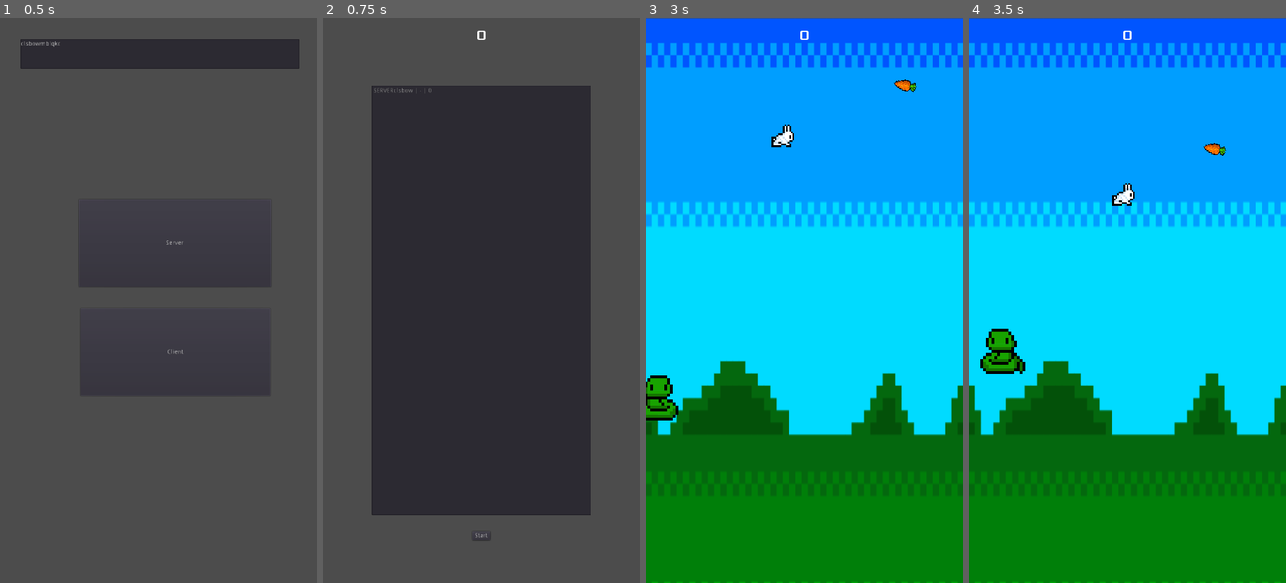
Above: before the commit, frames 1-4 (left to right).
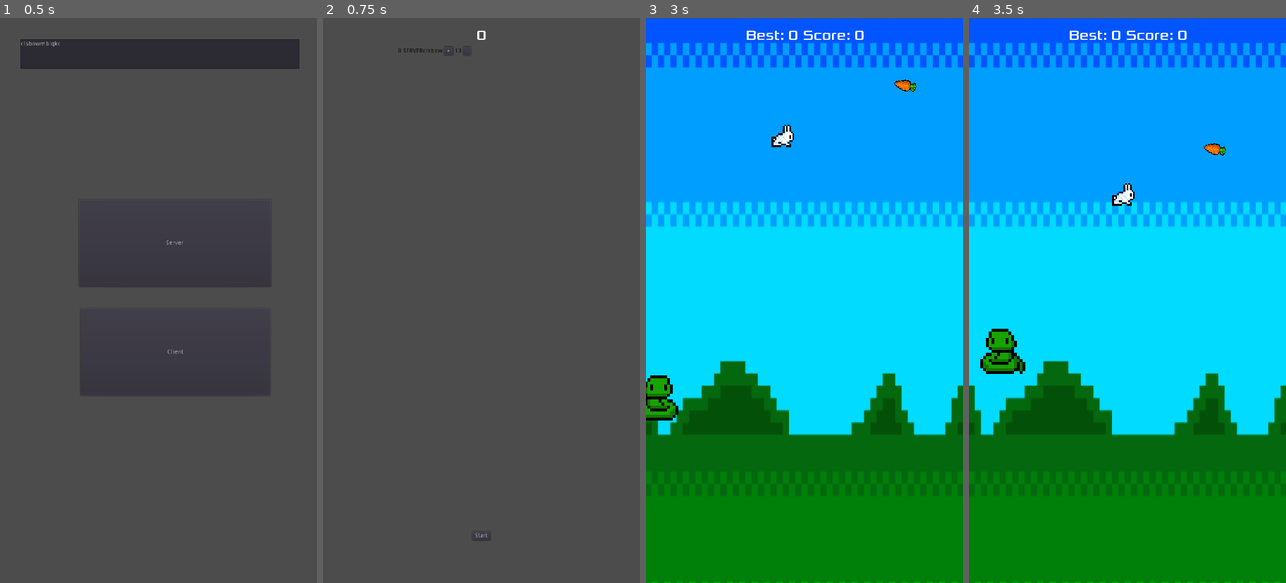
Above: after the commit, the same moments.

Repository: nicon899/trash-game-night
Game: Godot game, scene res://main/Main.tscn
Same seed, same stepped clock (60 frames per second), same inputs: the game is played once before the commit and once after it.
Inputs (mouse positions are in pixels of both pictures, inside the frame that each line leads up to):
- Up to frame 1 (0.5 s): no input
- Up to frame 2 (0.75 s): click "Server" at 0.5 s
- Up to frame 3 (3 s): click (772, 51) at 1.25 s, where only the run after the commit has a clickable "+"; click (788, 51) at 2 s, where only the run after the commit has a clickable "-"; click "Start" at 2.75 s
- Up to frame 4 (3.5 s): no input

Frame 1 is identical in both runs. In frame 2, 53% of the frame differs, in the area x 15-85%, y 5-88%; in frame 3, 0.3%; in frame 4, 0.3%.

Commit message:
PlayerInfoContainer

Diff:
--- a/main/GameController.gd
+++ b/main/GameController.gd
@@ -4,7 +4,7 @@
 # constants
 var SERVER_PORT	= 2207
 var MAX_PLAYERS = 32
-var MINIGAME_TIME = 10
+var MINIGAME_TIME = 3
 # variables
 var game
 var player_info = {}
@@ -37,6 +37,7 @@
 func _player_disconnected(id):
 	# Erase player from info.
 	player_info.erase(id)
+	update_player_list()
 	print(str("INFO: _player_disconnected: ", id))
 
 func _connected_ok():
@@ -73,18 +74,23 @@
 	send_score()
 
 	$LobbyContainer.visible = false
+	$HUD.update_score(player_info[0].highscore, 0)
 
 	game = rabbit_run.instance()
 	game.connect("update_score", self, "_on_BaseGame_update_score")
-
 	add_child(game)
-	$Timer.start(MINIGAME_TIME)
+	$MinigameTimer.start(MINIGAME_TIME)
+	$StatusUpdateTimer.start()
 
 func _on_Timer_timeout():
 	game.queue_free()
+	$StatusUpdateTimer.stop()
 	load_lobby()
 
 func load_lobby():
+	player_info[0].timer = $MinigameTimer.time_left
+	player_info[0].score = randi() % 100
+	send_score()
 	update_player_list()
 	$LobbyContainer.visible = true
 
@@ -92,28 +98,14 @@
 func _on_BaseGame_update_score(score):
 	if score > player_info[0].highscore:
 		player_info[0].highscore = score
-		player_info[0].timer = $Timer.time_left
+		player_info[0].timer = $MinigameTimer.time_left
 		send_score()
 	$HUD.update_score(player_info[0].highscore, score)
 
-func player_info_text_builder(player):
-	var points
-	if player.game != null and player.game == player_info[0].game:
-		points = player.highscore
-	else:
-		points = "-"
-	return str(player.name, " | ", points, " | ", player.shots)
-
 func update_player_list():
-	$LobbyContainer/PlayerList.clear()
-	for i in player_info:
-		var pl = player_info[i]
-		var pl_info = player_info_text_builder(pl)
-		$LobbyContainer/PlayerList.add_item(pl_info)
-	$LobbyContainer/PlayerList.update()
+	$LobbyContainer/PlayerInfoContainer.update_player(player_info)
 
 func _on_StartButton_pressed():
-	print("Button press")
 	var gameId = Variables.MINIGAMES.RABBIT_RUN
 	for id in player_info:
 		if id != 0:
--- a/main/GameController.tscn
+++ b/main/GameController.tscn
@@ -1,8 +1,9 @@
-[gd_scene load_steps=4 format=2]
+[gd_scene load_steps=5 format=2]
 
 [ext_resource path="res://minigames/HUD.tscn" type="PackedScene" id=1]
 [ext_resource path="res://main/GameController.gd" type="Script" id=2]
 [ext_resource path="res://minigames/rabbit-run/RabbitRun.tscn" type="PackedScene" id=3]
+[ext_resource path="res://main/PlayerInfoContainer.tscn" type="PackedScene" id=4]
 
 [node name="Server" type="Node"]
 script = ExtResource( 2 )
@@ -16,8 +17,11 @@
 margin_bottom = 953.6
 color = Color( 0.196078, 0, 0.223529, 1 )
 
-[node name="Timer" type="Timer" parent="."]
+[node name="MinigameTimer" type="Timer" parent="."]
 one_shot = true
+
+[node name="StatusUpdateTimer" type="Timer" parent="."]
+wait_time = 5.0
 
 [node name="HUD" parent="." instance=ExtResource( 1 )]
 
@@ -41,14 +45,12 @@
 margin_bottom = 563.0
 text = "Start"
 
-[node name="PlayerList" type="ItemList" parent="LobbyContainer"]
-anchor_left = 0.5
-anchor_top = 0.5
-anchor_right = 0.5
-anchor_bottom = 0.5
-margin_left = -249.0
-margin_top = -486.5
-margin_right = 249.0
-margin_bottom = 486.5
+[node name="PlayerInfoContainer" parent="LobbyContainer" instance=ExtResource( 4 )]
+margin_left = -170.0
+margin_top = -555.0
+margin_right = -170.0
+margin_bottom = -555.0
 
+[connection signal="timeout" from="MinigameTimer" to="." method="_on_Timer_timeout"]
+[connection signal="timeout" from="StatusUpdateTimer" to="." method="_on_Timer_timeout"]
 [connection signal="pressed" from="LobbyContainer/StartButton" to="." method="_on_StartButton_pressed"]
--- /dev/null
+++ b/main/PlayerInfoContainer.gd
@@ -0,0 +1,28 @@
+extends Control
+
+export(PackedScene) var player_info_item
+
+var items = []
+
+func player_info_text_builder(player, game):
+	var points
+	if player.game != null and player.game == game:
+		points = player.highscore
+	else:
+		points = "-"
+	return str(player.name, " | ", points, " | ", player.shots)
+
+func create_player_info_items(player_info):
+	for i in player_info:
+		var pl = player_info[i]
+		var pl_info = player_info_text_builder(pl, player_info[0].game)
+
+		var item_row = HBoxContainer.new()
+		var pl_item = player_info_item.instance()
+		pl_item.set_info(pl)
+		item_row.add_child(pl_item)
+		add_child(item_row)
+
+func update_player(player):
+	get_tree().call_group("player-info-item", "queue_free")
+	create_player_info_items(player)
--- /dev/null
+++ b/main/PlayerInfoContainer.tscn
@@ -0,0 +1,8 @@
+[gd_scene load_steps=3 format=2]
+
+[ext_resource path="res://main/PlayerInfoContainer.gd" type="Script" id=1]
+[ext_resource path="res://main/PlayerInfoItem.tscn" type="PackedScene" id=2]
+
+[node name="PlayerInfoContainer" type="VBoxContainer"]
+script = ExtResource( 1 )
+player_info_item = ExtResource( 2 )
--- /dev/null
+++ b/main/PlayerInfoItem.gd
@@ -0,0 +1,7 @@
+extends Control
+
+func set_info(player):
+	$InfoContainer/PlayerName.text = player.name
+	$InfoContainer/PlayerScore.text = str(player.highscore)
+	$PlayerTimer.visible = player.timer > 0
+	$PlayerTimer.text = str(player.timer)
--- /dev/null
+++ b/main/PlayerInfoItem.tscn
@@ -0,0 +1,59 @@
+[gd_scene load_steps=2 format=2]
+
+[ext_resource path="res://main/PlayerInfoItem.gd" type="Script" id=1]
+
+[node name="PlayerInfoItem" type="VBoxContainer" groups=["player-info-item"]]
+script = ExtResource( 1 )
+
+[node name="PlayerTimer" type="Label" parent="."]
+margin_right = 268.0
+margin_bottom = 14.0
+custom_colors/font_color = Color( 0, 0, 0, 1 )
+text = "12 seconds left"
+
+[node name="InfoContainer" type="HBoxContainer" parent="."]
+margin_top = 18.0
+margin_right = 268.0
+margin_bottom = 38.0
+
+[node name="PlayerScore" type="Label" parent="InfoContainer"]
+margin_top = 3.0
+margin_right = 16.0
+margin_bottom = 17.0
+custom_colors/font_color = Color( 0, 0, 0, 1 )
+text = "11"
+
+[node name="PlayerName" type="Label" parent="InfoContainer"]
+margin_left = 20.0
+margin_top = 3.0
+margin_right = 203.0
+margin_bottom = 17.0
+custom_colors/font_color = Color( 0, 0, 0, 1 )
+text = "Player with a very long name"
+
+[node name="ShotsControl" type="HBoxContainer" parent="InfoContainer"]
+margin_left = 207.0
+margin_right = 268.0
+margin_bottom = 20.0
+__meta__ = {
+"_edit_group_": true
+}
+
+[node name="AddShot" type="Button" parent="InfoContainer/ShotsControl"]
+margin_right = 20.0
+margin_bottom = 20.0
+text = "+"
+
+[node name="Shots" type="Label" parent="InfoContainer/ShotsControl"]
+margin_left = 24.0
+margin_top = 3.0
+margin_right = 40.0
+margin_bottom = 17.0
+custom_colors/font_color = Color( 0, 0, 0, 1 )
+text = "13"
+
+[node name="RemoveShot" type="Button" parent="InfoContainer/ShotsControl"]
+margin_left = 44.0
+margin_right = 61.0
+margin_bottom = 20.0
+text = "-"
--- a/minigames/rabbit-run/RabbitRun.gd
+++ b/minigames/rabbit-run/RabbitRun.gd
@@ -1,12 +1,11 @@
 extends "res://minigames/BaseGame.gd"
 
-var score = 0
+var score
 var carrot_collectible = true
-var main_scene
 
 func _ready():
 	randomize()
-
+	score = 0
 
 func _on_PlayerRabbit_hit():
 	$GameOverRect.visible = true
